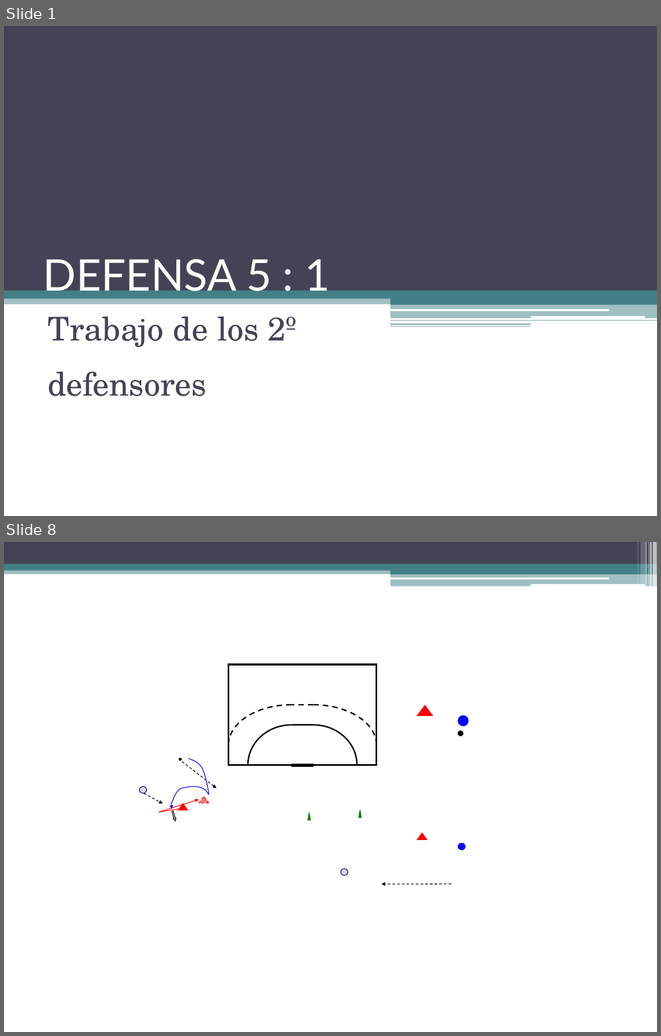
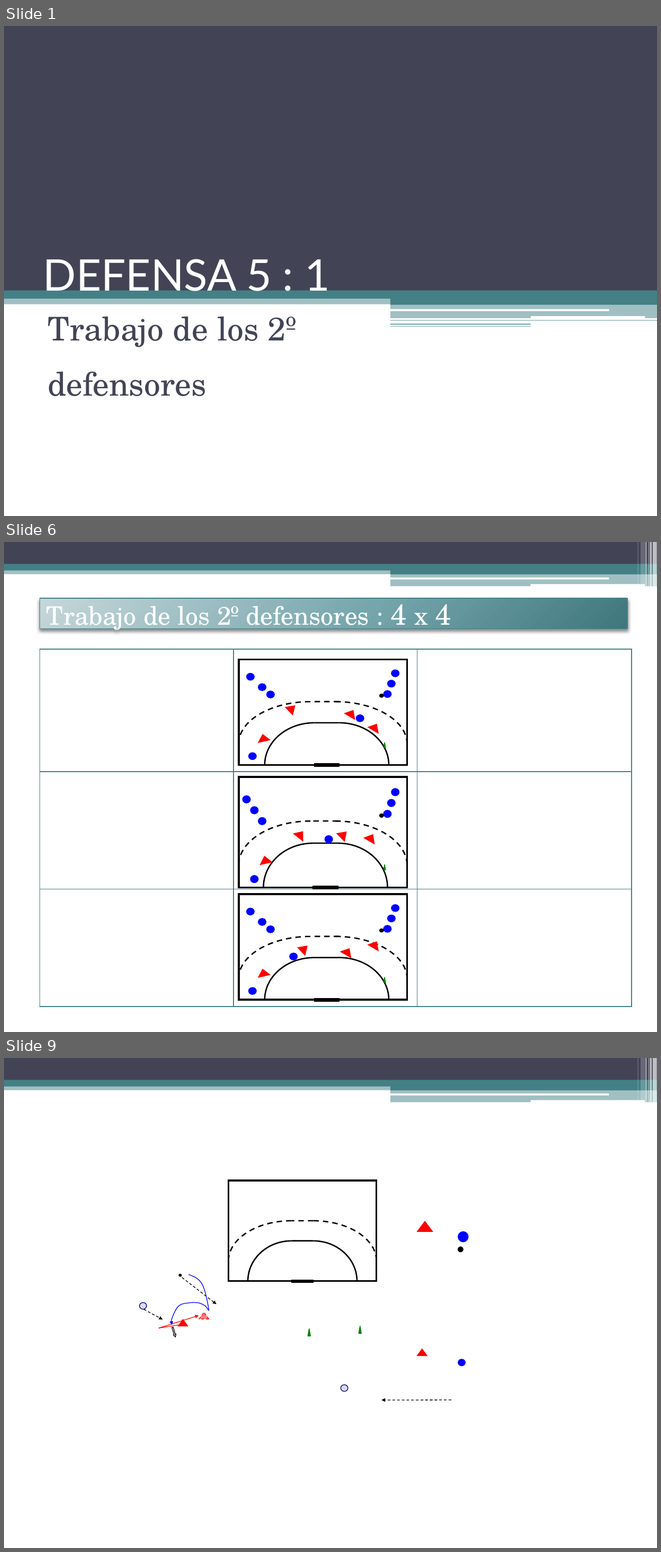
Before and after one commit to jahama/lbh_planificacion_temp_2011-12, a slide deck: defensa/contenidos-tactica/trabajo-2-defensor.pptx. Shown one above the other, each under a label of ours: slides 1 and 8 before the commit, slides 1, 6 and 9 after it; the slides between them are not shown. The pictures are 661x1036 and 661x1552 pixels, drawn with LibreOffice and Linux fonts; fonts in the diff are those of the drawing. Boxes give left, top, right and bottom in pixels: in the first picture for what was removed or moved away, otherwise in the second. Text is boxed around its words. In the diff, an @@ line names an element or a change of style, - is before the commit and + after.

Commit message:
anadidos ejercicios para trabajar a partir de la situacion del 2 defensor. Trabajar sus funcines y el sistema de ayudas.

```diff
--- a/defensa/contenidos-tactica/trabajo-2-defensor.pptx
+++ b/defensa/contenidos-tactica/trabajo-2-defensor.pptx
@@ slide 6 added at (x1=4, y1=542, x2=657, y2=1032), background #FFFFFF; not listed: 13 template elements that a slide beside it also shows @@
@@ title added at (x1=40, y1=598, x2=628, y2=629), fill gradient #C7D7DA to #77A7AD to #3E777D, outline #438086 0.75 pt, 28 pt, text #FFFFFF @@
+Trabajo de los 2º defensores : 4 x 4
@@ table added at (x1=40, y1=649, x2=632, y2=1006), 3 rows, 3 columns @@
+ |  | 
+ |  | 
+ |  | 
@@ group added at (x1=238, y1=660, x2=407, y2=766): 9 ellipses, 5 triangles, 4 freeform shapes, 2 rectangles, 2 lines @@
@@ group added at (x1=238, y1=776, x2=407, y2=889): 9 ellipses, 5 triangles, 4 freeform shapes, 2 rectangles, 2 lines @@
@@ group added at (x1=238, y1=894, x2=407, y2=1001): 9 ellipses, 5 triangles, 4 freeform shapes, 2 rectangles, 2 lines @@
@@ what was slide 8 is now slide 9 @@
```
Also in this commit, not shown: 2 slides changed, 4 other slides added, 4 slides removed.
